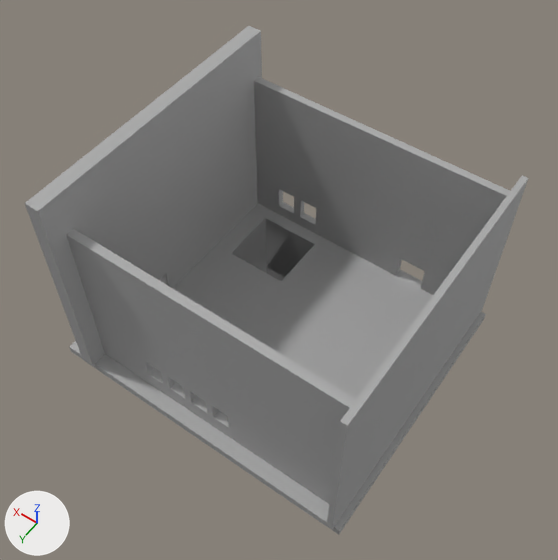
Two versions of the FBX model комплек.fbx, one commit apart.
Rendered twice from a 50 mm camera at (-29.0, 50.4, 89.0) aimed at (9.3, -3.2, 4.7). The lights are fixed; the arrows at lower left show +X, +Y and +Z.
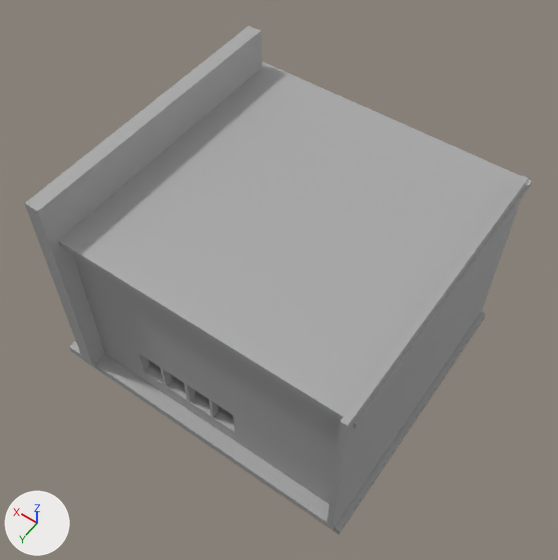
Changed parts and their boxes [x1, y1, x2, y2] in the pictures (558 x 560 px):
'Cube.005', added
    after: [58, 61, 532, 429]
'Cube.042', unchanged, covered by the edit
    before: [70, 203, 486, 535]
    after: [70, 312, 486, 535]
'Cube.045', unchanged, covered by the edit
    before: [254, 77, 510, 295]

Patch to the scene script:
```diff
--- a/комплек.fbx.py
+++ b/комплек.fbx.py
@@ ob_cube_005 @@
+ob_cube_005 = bpy.data.objects.new('Cube.005', me_cube_067.copy())  # the mesh of ob_cube_002
+ob_cube_005.location = (5.2, -1.2, 23.2)
+ob_cube_005.rotation_euler = (0.0, -1.571, 0.0)  # degrees (0, -90, 0)
+ob_cube_005.scale = (-0.407, -19.7, -20.3)
```
